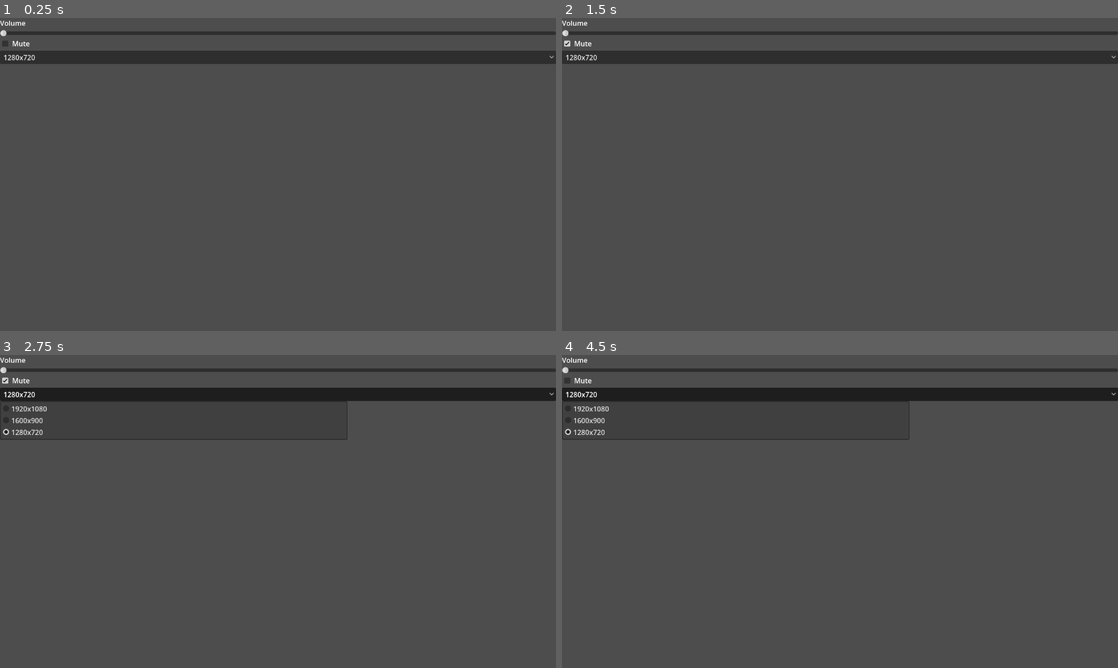
Above: before the commit, frames 1-4 (two rows, left to right).
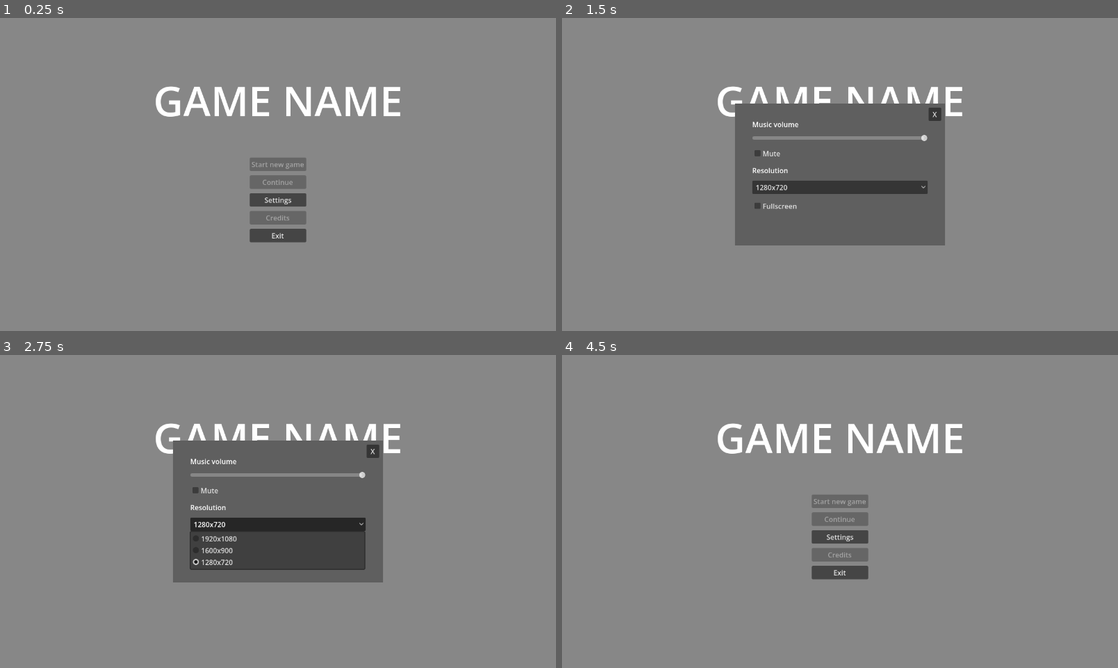
Above: after the commit, the same moments.

Repository: LYG-Studio/godot-game
Game: Godot game, scene res://scenes/Main/Main.tscn
Two runs of this game, one before a commit and one after it. Both use one fixed random seed, a clock stepped at 60 frames per second and the inputs below.
Inputs (mouse positions are in pixels of both pictures, inside the frame that each line leads up to; where the layout moved, square brackets give the same spot in the first picture):
- Up to frame 1 (0.25 s): no input
- Up to frame 2 (1.5 s): click (567, 43) at 0.52 s; click (840, 199) at 1.25 s, where only the run after the commit has a clickable "Settings"
- Up to frame 3 (2.75 s): click "1280x720" at 2 s
- Up to frame 4 (4.5 s): click (767, 489) [567, 380] at 2.75 s; click (934, 452) at 3.5 s, where only the run after the commit has a clickable "X"; click (840, 395) at 4.25 s, where only the run before the commit has a clickable "1280x720"

The runs differ from the first frame. In frame 1, 99% of the frame differs, in the area x 0-100%, y 0-100%; in frame 2, 84%; in frame 3, 85%; in frame 4, 99%.

Commit message:
fix: UI and functionalities

Diff:
--- /dev/null
+++ b/game/default_bus_layout.tres
@@ -0,0 +1,4 @@
+[gd_resource type="AudioBusLayout" format=3 uid="uid://n6uqk1vc1sr1"]
+
+[resource]
+bus/0/volume_db = -1.519247
--- a/game/scenes/Main/Main.tscn
+++ b/game/scenes/Main/Main.tscn
@@ -1,9 +1,9 @@
 [gd_scene format=3 uid="uid://b3j3xbhcuetq5"]
 
 [ext_resource type="Script" uid="uid://3y1f8ia313tc" path="res://scenes/Main/main.gd" id="1_owiiy"]
-[ext_resource type="PackedScene" uid="uid://djcidxj1x2j43" path="res://scenes/Settings/Settings.tscn" id="2_8llo8"]
+[ext_resource type="PackedScene" uid="uid://d0p75dpkkl4id" path="res://scenes/TitleScreen/TitleScreen.tscn" id="2_owiiy"]
 
 [node name="Node" type="Node" unique_id=2198147]
 script = ExtResource("1_owiiy")
 
-[node name="Settings" parent="." unique_id=143830073 instance=ExtResource("2_8llo8")]
+[node name="TitleScreen" parent="." unique_id=2075687139 instance=ExtResource("2_owiiy")]
--- a/game/scenes/Settings/Settings.tscn
+++ b/game/scenes/Settings/Settings.tscn
@@ -1,5 +1,6 @@
 [gd_scene format=3 uid="uid://djcidxj1x2j43"]
 
+[ext_resource type="Script" uid="uid://cqx168dt7i2oc" path="res://scenes/Settings/settings.gd" id="1_f3efy"]
 [ext_resource type="Script" uid="uid://bh540gki07jkv" path="res://scenes/Settings/volume.gd" id="1_q2mcd"]
 [ext_resource type="AudioStream" uid="uid://kxwli2kxi2wp" path="res://assets/music/time_for_adventure.mp3" id="2_k2lax"]
 [ext_resource type="Script" uid="uid://dhb7gdfyytv3a" path="res://scenes/Settings/resolutions.gd" id="2_nll1c"]
@@ -11,37 +12,72 @@
 anchor_bottom = 1.0
 grow_horizontal = 2
 grow_vertical = 2
+script = ExtResource("1_f3efy")
 
-[node name="MarginContainer" type="MarginContainer" parent="." unique_id=1260728725]
+[node name="Panel" type="Panel" parent="." unique_id=887019654]
+layout_mode = 1
+anchors_preset = 8
+anchor_left = 0.5
+anchor_top = 0.5
+anchor_right = 0.5
+anchor_bottom = 0.5
+offset_left = -242.0
+offset_top = -163.0
+offset_right = 242.0
+offset_bottom = 163.0
+grow_horizontal = 2
+grow_vertical = 2
+
+[node name="ColorRect" type="ColorRect" parent="Panel" unique_id=1311486646]
 layout_mode = 1
 anchors_preset = 15
 anchor_right = 1.0
 anchor_bottom = 1.0
 grow_horizontal = 2
 grow_vertical = 2
+color = Color(0.37111902, 0.37111908, 0.37111893, 1)
 
-[node name="VBoxContainer" type="VBoxContainer" parent="MarginContainer" unique_id=134392060]
+[node name="MarginContainer" type="MarginContainer" parent="Panel" unique_id=1260728725]
+layout_mode = 1
+anchors_preset = 8
+anchor_left = 0.5
+anchor_top = 0.5
+anchor_right = 0.5
+anchor_bottom = 0.5
+offset_left = -202.0
+offset_top = -127.0
+offset_right = 202.0
+offset_bottom = 127.0
+grow_horizontal = 2
+grow_vertical = 2
+
+[node name="VBoxContainer" type="VBoxContainer" parent="Panel/MarginContainer" unique_id=134392060]
+layout_mode = 2
+theme_override_constants/separation = 12
+
+[node name="Label2" type="Label" parent="Panel/MarginContainer/VBoxContainer" unique_id=2118585976]
+layout_mode = 2
+text = "Music volume"
+
+[node name="Volume" type="HSlider" parent="Panel/MarginContainer/VBoxContainer" unique_id=2121275411]
+layout_mode = 2
+max_value = 1.0
+step = 0.05
+value = 1.0
+script = ExtResource("1_q2mcd")
+
+[node name="HBoxContainer" type="HBoxContainer" parent="Panel/MarginContainer/VBoxContainer" unique_id=1702674801]
 layout_mode = 2
 
-[node name="Label2" type="Label" parent="MarginContainer/VBoxContainer" unique_id=2118585976]
-layout_mode = 2
-text = "Volume"
-
-[node name="Volume" type="HSlider" parent="MarginContainer/VBoxContainer" unique_id=2121275411]
-layout_mode = 2
-script = ExtResource("1_q2mcd")
-
-[node name="HBoxContainer" type="HBoxContainer" parent="MarginContainer/VBoxContainer" unique_id=1702674801]
-layout_mode = 2
-
-[node name="Mute" type="CheckBox" parent="MarginContainer/VBoxContainer/HBoxContainer" unique_id=377092949]
-layout_mode = 2
-
-[node name="Label" type="Label" parent="MarginContainer/VBoxContainer/HBoxContainer" unique_id=91955746]
+[node name="Mute" type="CheckBox" parent="Panel/MarginContainer/VBoxContainer/HBoxContainer" unique_id=377092949]
 layout_mode = 2
 text = "Mute"
 
-[node name="Resolutions" type="OptionButton" parent="MarginContainer/VBoxContainer" unique_id=472400216]
+[node name="Label3" type="Label" parent="Panel/MarginContainer/VBoxContainer" unique_id=1197602072]
+layout_mode = 2
+text = "Resolution"
+
+[node name="Resolutions" type="OptionButton" parent="Panel/MarginContainer/VBoxContainer" unique_id=472400216]
 layout_mode = 2
 selected = 2
 item_count = 3
@@ -53,10 +89,33 @@
 popup/item_2/id = 2
 script = ExtResource("2_nll1c")
 
+[node name="HBoxContainer2" type="HBoxContainer" parent="Panel/MarginContainer/VBoxContainer" unique_id=2128587150]
+layout_mode = 2
+
+[node name="Fullscreen" type="CheckBox" parent="Panel/MarginContainer/VBoxContainer/HBoxContainer2" unique_id=419327876]
+layout_mode = 2
+text = "Fullscreen"
+script = ExtResource("2_nll1c")
+
+[node name="Close" type="Button" parent="Panel" unique_id=1479767220]
+layout_mode = 1
+anchors_preset = 1
+anchor_left = 1.0
+anchor_right = 1.0
+offset_left = -38.0
+offset_top = 9.0
+offset_right = -9.0
+offset_bottom = 40.0
+grow_horizontal = 0
+text = "X"
+
 [node name="AudioStreamPlayer" type="AudioStreamPlayer" parent="." unique_id=1250522467]
 stream = ExtResource("2_k2lax")
 autoplay = true
+parameters/looping = true
 
-[connection signal="value_changed" from="MarginContainer/VBoxContainer/Volume" to="MarginContainer/VBoxContainer/Volume" method="_on_volume_value_changed"]
-[connection signal="toggled" from="MarginContainer/VBoxContainer/HBoxContainer/Mute" to="MarginContainer/VBoxContainer/Volume" method="_on_mute_toggled"]
-[connection signal="item_selected" from="MarginContainer/VBoxContainer/Resolutions" to="MarginContainer/VBoxContainer/Resolutions" method="_on_item_selected"]
+[connection signal="value_changed" from="Panel/MarginContainer/VBoxContainer/Volume" to="Panel/MarginContainer/VBoxContainer/Volume" method="_on_volume_value_changed"]
+[connection signal="toggled" from="Panel/MarginContainer/VBoxContainer/HBoxContainer/Mute" to="Panel/MarginContainer/VBoxContainer/Volume" method="_on_mute_toggled"]
+[connection signal="item_selected" from="Panel/MarginContainer/VBoxContainer/Resolutions" to="Panel/MarginContainer/VBoxContainer/Resolutions" method="_on_item_selected"]
+[connection signal="toggled" from="Panel/MarginContainer/VBoxContainer/HBoxContainer2/Fullscreen" to="Panel/MarginContainer/VBoxContainer/Resolutions" method="_on_fullscreen_toggled"]
+[connection signal="pressed" from="Panel/Close" to="." method="_on_close_pressed"]
--- a/game/scenes/Settings/resolutions.gd
+++ b/game/scenes/Settings/resolutions.gd
@@ -1,5 +1,4 @@
-extends OptionButton
-
+extends Button
 
 func _on_item_selected(index: int) -> void:
 	match index:
@@ -9,3 +8,10 @@
 			DisplayServer.window_set_size(Vector2i(1600,900))
 		2:
 			DisplayServer.window_set_size(Vector2i(1280,720))
+
+
+func _on_fullscreen_toggled(toggled_on: bool) -> void:
+	if toggled_on == true:
+		DisplayServer.window_set_mode(DisplayServer.WINDOW_MODE_FULLSCREEN)
+	else:
+		DisplayServer.window_set_mode(DisplayServer.WINDOW_MODE_WINDOWED)
--- /dev/null
+++ b/game/scenes/Settings/settings.gd
@@ -0,0 +1,6 @@
+extends Control
+@onready var settings: Control = $"."
+
+
+func _on_close_pressed() -> void:
+	settings.visible = false
--- a/game/scenes/Settings/volume.gd
+++ b/game/scenes/Settings/volume.gd
@@ -1,8 +1,9 @@
 extends HSlider
 
-
+# Define audio buses and add sliders for each audio group: music, SFX, etc
 func _on_volume_value_changed(value: float) -> void:
-	AudioServer.set_bus_volume_db(0, value)
+	var db = linear_to_db(value)
+	AudioServer.set_bus_volume_db(0, db)
 
 
 func _on_mute_toggled(toggled_on: bool) -> void:
--- a/game/scenes/TitleScreen/TitleScreen.tscn
+++ b/game/scenes/TitleScreen/TitleScreen.tscn
@@ -1,7 +1,10 @@
 [gd_scene format=3 uid="uid://d0p75dpkkl4id"]
 
+[ext_resource type="PackedScene" uid="uid://djcidxj1x2j43" path="res://scenes/Settings/Settings.tscn" id="1_0ncwf"]
+[ext_resource type="Script" uid="uid://cs6f04dtbx3vx" path="res://scenes/TitleScreen/title_screen.gd" id="1_trnkw"]
+
 [sub_resource type="LabelSettings" id="LabelSettings_ecxem"]
-font_size = 50
+font_size = 95
 
 [node name="TitleScreen" type="Control" unique_id=2075687139]
 layout_mode = 3
@@ -10,6 +13,7 @@
 anchor_bottom = 1.0
 grow_horizontal = 2
 grow_vertical = 2
+script = ExtResource("1_trnkw")
 
 [node name="ColorRect" type="ColorRect" parent="." unique_id=1230862654]
 layout_mode = 1
@@ -20,27 +24,76 @@
 grow_vertical = 2
 color = Color(0.52906674, 0.5290667, 0.5290667, 1)
 
-[node name="MarginContainer" type="MarginContainer" parent="." unique_id=1290914984]
+[node name="GameTitle" type="Label" parent="." unique_id=706566730]
 layout_mode = 1
-anchors_preset = 15
-anchor_right = 1.0
-anchor_bottom = 1.0
+anchors_preset = 8
+anchor_left = 0.5
+anchor_top = 0.5
+anchor_right = 0.5
+anchor_bottom = 0.5
+offset_left = -640.0
+offset_top = -236.0
+offset_right = 640.0
+offset_bottom = -106.0
 grow_horizontal = 2
 grow_vertical = 2
-
-[node name="GameTitle" type="Label" parent="MarginContainer" unique_id=706566730]
-layout_mode = 2
-size_flags_horizontal = 4
 size_flags_vertical = 0
 text = "GAME NAME"
 label_settings = SubResource("LabelSettings_ecxem")
 horizontal_alignment = 1
-vertical_alignment = 1
+vertical_alignment = 2
+
+[node name="MarginContainer" type="MarginContainer" parent="." unique_id=1290914984]
+layout_mode = 1
+anchors_preset = 8
+anchor_left = 0.5
+anchor_top = 0.5
+anchor_right = 0.5
+anchor_bottom = 0.5
+offset_left = -65.0
+offset_top = -39.0
+offset_right = 65.0
+offset_bottom = 156.0
+grow_horizontal = 2
+grow_vertical = 2
 
 [node name="VBoxContainer" type="VBoxContainer" parent="MarginContainer" unique_id=1955338653]
 layout_mode = 2
+size_flags_horizontal = 4
+size_flags_vertical = 4
+theme_override_constants/separation = 10
+alignment = 1
 
-[node name="Button" type="Button" parent="MarginContainer/VBoxContainer" unique_id=1807710673]
+[node name="Start" type="Button" parent="MarginContainer/VBoxContainer" unique_id=1807710673]
 layout_mode = 2
-size_flags_horizontal = 4
+disabled = true
+text = "Start new game"
+
+[node name="Continue" type="Button" parent="MarginContainer/VBoxContainer" unique_id=1959649186]
+layout_mode = 2
+disabled = true
+text = "Continue"
+
+[node name="Settings" type="Button" parent="MarginContainer/VBoxContainer" unique_id=932505772]
+layout_mode = 2
 text = "Settings"
+
+[node name="Credits" type="Button" parent="MarginContainer/VBoxContainer" unique_id=972365196]
+layout_mode = 2
+disabled = true
+text = "Credits"
+
+[node name="Exit" type="Button" parent="MarginContainer/VBoxContainer" unique_id=1912189684]
+layout_mode = 2
+text = "Exit"
+
+[node name="Settings" parent="." unique_id=143830073 instance=ExtResource("1_0ncwf")]
+visible = false
+layout_mode = 1
+offset_left = -3.0517578e-05
+
+[connection signal="pressed" from="MarginContainer/VBoxContainer/Start" to="." method="_on_start_pressed"]
+[connection signal="pressed" from="MarginContainer/VBoxContainer/Continue" to="." method="_on_continue_pressed"]
+[connection signal="pressed" from="MarginContainer/VBoxContainer/Settings" to="." method="_on_settings_pressed"]
+[connection signal="pressed" from="MarginContainer/VBoxContainer/Credits" to="." method="_on_credits_pressed"]
+[connection signal="pressed" from="MarginContainer/VBoxContainer/Exit" to="." method="_on_exit_pressed"]
--- /dev/null
+++ b/game/scenes/TitleScreen/title_screen.gd
@@ -0,0 +1,20 @@
+extends Control
+@onready var settings: Control = $Settings
+
+func _ready() -> void:
+	settings.visible = false
+
+func _on_start_pressed() -> void:
+	pass # Replace with function body.
+
+func _on_continue_pressed() -> void:
+	pass # Replace with function body.
+
+func _on_settings_pressed() -> void:
+	settings.visible = true
+
+func _on_credits_pressed() -> void:
+	pass # Replace with function body.
+
+func _on_exit_pressed() -> void:
+	get_tree().quit()
Not shown, added: game/scenes/Settings/settings.gd.uid
Not shown, added: game/scenes/TitleScreen/title_screen.gd.uid
